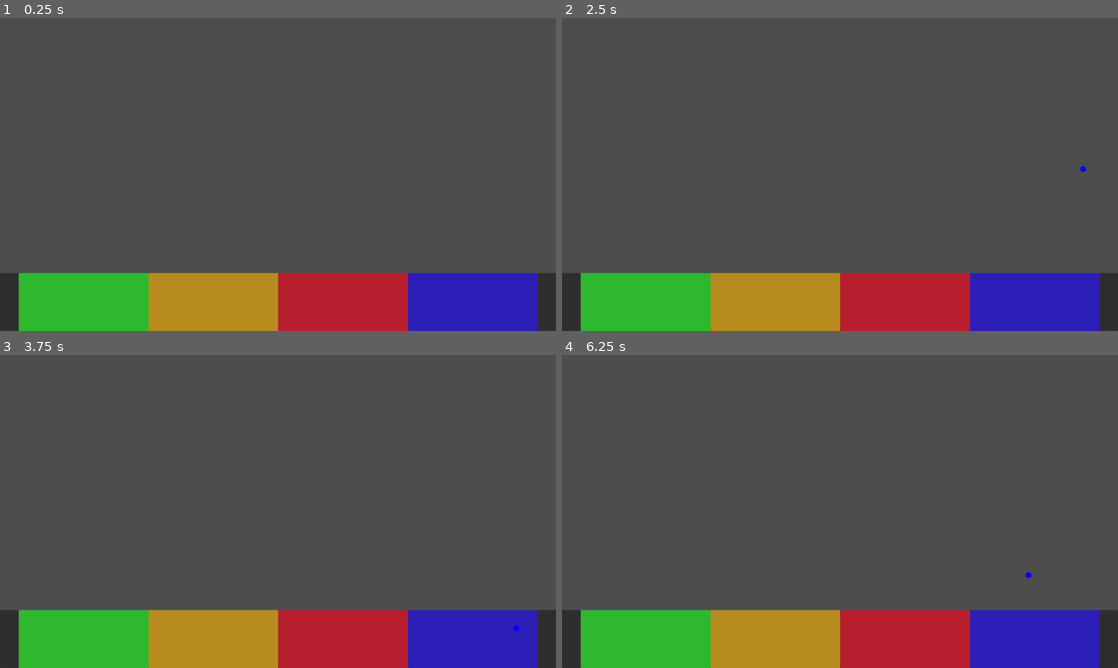
Above: before the commit, frames 1-4 (two rows, left to right).
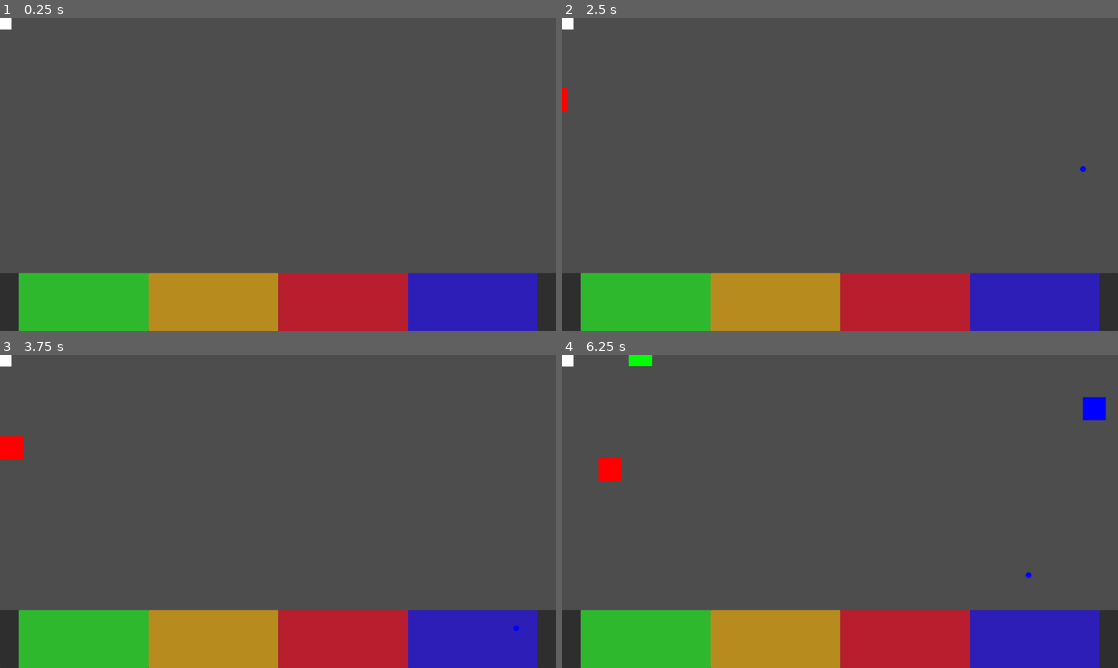
Above: after the commit, the same moments.

Repository: vitorjusto/Robot-Hospital-Rush
Game: Godot game, scene res://Scenes/Main.tscn
Same seed, same stepped clock (60 frames per second), same inputs: the game is played once before the commit and once after it.
Inputs:
- Up to frame 1 (0.25 s): no input
- Up to frame 2 (2.5 s): tap Enter at 0.5 s; hold Right (Right) 0.53-2.03 s; tap Space (Shoot) at 0.6, 1.25, 1.55, 2.1 s; tap Z (Get) at 1.35 s; hold Left (Left) from 2.03 s (still down)
- Up to frame 3 (3.75 s): release Left (Left) at 2.78 s; hold Right (Right) from 2.78 s (still down); tap Space (Shoot) at 2.85 s; tap Z (Get) at 3.6 s
- Up to frame 4 (6.25 s): tap Space (Shoot) at 3.8, 4.35, 5.1, 6.05 s; release Right (Right) at 4.28 s; hold Left (Left) 4.28-5.03 s; hold Right (Right) 5.03-5.78 s; hold Left (Left) from 5.78 s (still down); tap Z (Get) at 5.85 s

The runs differ from the first frame. In frame 1, less than 0.1% of the frame differs, in the area x 0-3%, y 0-4%; in frame 2, 0.2%; in frame 3, 0.4%; in frame 4, 0.9%, in the area x 0-98%, y 0-41%.

Commit message:
create robot manager

Diff:
--- a/Scenes/Fixers/ShootProjectile.tscn
+++ b/Scenes/Fixers/ShootProjectile.tscn
@@ -3,7 +3,7 @@
 [ext_resource type="Script" uid="uid://dyym5fbgrl5a" path="res://Script/Fixers/shootProjectile.gd" id="1_yyj0j"]
 
 [sub_resource type="CircleShape2D" id="CircleShape2D_ebtte"]
-radius = 13.0
+radius = 24.0
 
 [node name="ShootProjectile" type="Area2D"]
 collision_layer = 2
--- a/Scenes/Main.tscn
+++ b/Scenes/Main.tscn
@@ -2,7 +2,7 @@
 
 [ext_resource type="PackedScene" uid="uid://ciwkb2k38w8cb" path="res://Scenes/Player/Player.tscn" id="1_r150o"]
 [ext_resource type="PackedScene" uid="uid://bh2budpka75hd" path="res://Scenes/Manager/FixersManager.tscn" id="2_idj7w"]
-[ext_resource type="PackedScene" uid="uid://pg2i7765i6jp" path="res://Scenes/Robot/Robot.tscn" id="3_kln2b"]
+[ext_resource type="PackedScene" uid="uid://bk3yft8xok8y4" path="res://Scenes/Manager/RobotManager.tscn" id="3_kln2b"]
 
 [sub_resource type="StyleBoxFlat" id="StyleBoxFlat_idj7w"]
 content_margin_left = 0.0
@@ -75,6 +75,86 @@
 
 [node name="Main" type="Node2D"]
 
+[node name="RobotManager" parent="." node_paths=PackedStringArray("leftAnchor", "rightAnchor", "topAnchor") instance=ExtResource("3_kln2b")]
+leftAnchor = [NodePath("Node2D"), NodePath("Node2D2"), NodePath("Node2D3"), NodePath("Node2D4"), NodePath("Node2D5"), NodePath("Node2D6")]
+rightAnchor = [NodePath("Node2D7"), NodePath("Node2D8"), NodePath("Node2D9"), NodePath("Node2D10"), NodePath("Node2D11"), NodePath("Node2D12")]
+topAnchor = [NodePath("Node2D13"), NodePath("Node2D14"), NodePath("Node2D15"), NodePath("Node2D16"), NodePath("Node2D17"), NodePath("Node2D18"), NodePath("Node2D19"), NodePath("Node2D20"), NodePath("Node2D21"), NodePath("Node2D23"), NodePath("Node2D24"), NodePath("Node2D25"), NodePath("Node2D22")]
+
+[node name="Node2D13" type="Node2D" parent="RobotManager"]
+position = Vector2(192, -64)
+
+[node name="Node2D14" type="Node2D" parent="RobotManager"]
+position = Vector2(320, -64)
+
+[node name="Node2D15" type="Node2D" parent="RobotManager"]
+position = Vector2(448, -64)
+
+[node name="Node2D16" type="Node2D" parent="RobotManager"]
+position = Vector2(576, -64)
+
+[node name="Node2D17" type="Node2D" parent="RobotManager"]
+position = Vector2(704, -64)
+
+[node name="Node2D18" type="Node2D" parent="RobotManager"]
+position = Vector2(832, -64)
+
+[node name="Node2D19" type="Node2D" parent="RobotManager"]
+position = Vector2(960, -64)
+
+[node name="Node2D20" type="Node2D" parent="RobotManager"]
+position = Vector2(1088, -64)
+
+[node name="Node2D21" type="Node2D" parent="RobotManager"]
+position = Vector2(1344, -64)
+
+[node name="Node2D23" type="Node2D" parent="RobotManager"]
+position = Vector2(1472, -64)
+
+[node name="Node2D24" type="Node2D" parent="RobotManager"]
+position = Vector2(1600, -64)
+
+[node name="Node2D25" type="Node2D" parent="RobotManager"]
+position = Vector2(1728, -64)
+
+[node name="Node2D22" type="Node2D" parent="RobotManager"]
+position = Vector2(1216, -64)
+
+[node name="Node2D" type="Node2D" parent="RobotManager"]
+position = Vector2(-64, 128)
+
+[node name="Node2D2" type="Node2D" parent="RobotManager"]
+position = Vector2(-64, 256)
+
+[node name="Node2D3" type="Node2D" parent="RobotManager"]
+position = Vector2(-64, 384)
+
+[node name="Node2D4" type="Node2D" parent="RobotManager"]
+position = Vector2(-64, 512)
+
+[node name="Node2D5" type="Node2D" parent="RobotManager"]
+position = Vector2(-64, 640)
+
+[node name="Node2D6" type="Node2D" parent="RobotManager"]
+position = Vector2(-64, 768)
+
+[node name="Node2D7" type="Node2D" parent="RobotManager"]
+position = Vector2(1984, 128)
+
+[node name="Node2D8" type="Node2D" parent="RobotManager"]
+position = Vector2(1984, 256)
+
+[node name="Node2D9" type="Node2D" parent="RobotManager"]
+position = Vector2(1984, 384)
+
+[node name="Node2D10" type="Node2D" parent="RobotManager"]
+position = Vector2(1984, 512)
+
+[node name="Node2D11" type="Node2D" parent="RobotManager"]
+position = Vector2(1984, 640)
+
+[node name="Node2D12" type="Node2D" parent="RobotManager"]
+position = Vector2(1984, 768)
+
 [node name="Panel" type="Panel" parent="."]
 offset_left = 65.0
 offset_top = 880.0
@@ -124,7 +204,7 @@
 [node name="StaticBody2D" type="StaticBody2D" parent="."]
 
 [node name="CollisionShape2D" type="CollisionShape2D" parent="StaticBody2D"]
-position = Vector2(32, 540)
+position = Vector2(32, 537)
 rotation = 1.5707964
 shape = SubResource("RectangleShape2D_kln2b")
 one_way_collision = true
@@ -135,18 +215,12 @@
 
 [node name="CollisionShape2D4" type="CollisionShape2D" parent="StaticBody2D"]
 position = Vector2(960, 24)
+rotation = 3.1415927
 shape = SubResource("RectangleShape2D_rgh2o")
+one_way_collision = true
 
 [node name="CollisionShape2D2" type="CollisionShape2D" parent="StaticBody2D"]
 position = Vector2(1889, 543)
 rotation = -1.5707964
 shape = SubResource("RectangleShape2D_idj7w")
 one_way_collision = true
-
-[node name="Robot" parent="StaticBody2D" instance=ExtResource("3_kln2b")]
-position = Vector2(558, 541)
-size = 1
-
-[node name="Robot2" parent="StaticBody2D" instance=ExtResource("3_kln2b")]
-position = Vector2(929, 575)
-size = 1
--- /dev/null
+++ b/Scenes/Manager/RobotManager.tscn
@@ -0,0 +1,6 @@
+[gd_scene load_steps=2 format=3 uid="uid://bk3yft8xok8y4"]
+
+[ext_resource type="Script" uid="uid://bheq8a0fb1q61" path="res://Script/Manager/robotManager.gd" id="1_nomq3"]
+
+[node name="RobotManager" type="Node2D"]
+script = ExtResource("1_nomq3")
--- a/Scenes/Robot/Robot.tscn
+++ b/Scenes/Robot/Robot.tscn
@@ -1,9 +1,12 @@
-[gd_scene load_steps=3 format=3 uid="uid://pg2i7765i6jp"]
+[gd_scene load_steps=4 format=3 uid="uid://pg2i7765i6jp"]
 
 [ext_resource type="Script" uid="uid://coo0pbb04ehb0" path="res://Script/Robot/robot.gd" id="1_d8uwf"]
 
 [sub_resource type="RectangleShape2D" id="RectangleShape2D_pt7v1"]
-size = Vector2(64, 64)
+size = Vector2(80, 80)
+
+[sub_resource type="StyleBoxFlat" id="StyleBoxFlat_d8uwf"]
+bg_color = Color(1, 1, 1, 1)
 
 [node name="Robot" type="CharacterBody2D"]
 collision_layer = 4
@@ -12,3 +15,10 @@
 
 [node name="CollisionShape2D" type="CollisionShape2D" parent="."]
 shape = SubResource("RectangleShape2D_pt7v1")
+
+[node name="Panel" type="Panel" parent="."]
+offset_left = -40.0
+offset_top = -40.0
+offset_right = 40.0
+offset_bottom = 40.0
+theme_override_styles/panel = SubResource("StyleBoxFlat_d8uwf")
--- a/Script/Fixers/shootProjectile.gd
+++ b/Script/Fixers/shootProjectile.gd
@@ -110,7 +110,7 @@
 	if robot.size > elegibleFixers.size():
 		robot.size -= elegibleFixers.size()
 	elif robot.size < elegibleFixers.size():
-		elegibleFixers.pop_at(robot.size)
+		elegibleFixers = elegibleFixers.slice(0, robot.size)
 		robot.defeat()
 	else:
 		robot.defeat()
--- /dev/null
+++ b/Script/Manager/robotManager.gd
@@ -0,0 +1,53 @@
+extends Node2D
+
+@onready var robot : Array[Robot]
+@onready var robotScene : PackedScene = load("res://Scenes/Robot/Robot.tscn")
+
+@export var leftAnchor : Array[Node2D]
+@export var rightAnchor : Array[Node2D]
+@export var topAnchor : Array[Node2D]
+
+var timer = 100
+
+func _ready() -> void:
+	for i in range(0, 50):
+		addNewRobot()
+
+func _process(delta: float) -> void:
+	timer -= delta * 60
+
+	if timer <= 0:
+		addRobot()
+		timer = 100
+
+
+func addNewRobot() -> Robot:
+	var instance : Robot = robotScene.instantiate()
+	add_child(instance)
+	robot.append(instance)
+	return instance
+
+func addRobot():
+	var inactive = robot.filter(func(x): return not x.active)
+	var instance = inactive[0] if inactive.size() > 0 else null
+
+	if instance == null:
+		instance = addNewRobot()
+
+	instance.setActive(true)
+	instance.changeType()
+
+	var rng = randi_range(1, 3)
+
+	if rng == 1:
+		var anchor = leftAnchor[randi_range(0, leftAnchor.size() - 1)]
+		instance.position = anchor.position
+		instance.speed = Vector2(50, randf_range(-50, 50))
+	elif rng == 2:
+		var anchor = rightAnchor[randi_range(0, rightAnchor.size() - 1)]
+		instance.position = anchor.position
+		instance.speed = Vector2(-50, randf_range(-50, 50))
+	else:
+		var anchor = topAnchor[randi_range(0, topAnchor.size() - 1)]
+		instance.position = anchor.position
+		instance.speed = Vector2(randf_range(-50, 50), 50)
--- a/Script/Robot/robot.gd
+++ b/Script/Robot/robot.gd
@@ -3,9 +3,15 @@
 
 var speed = Vector2(200, 100)
 @export var type : fixer.EFixerType
-@export var size : int
+@export var size : int = 1
+
+@onready var col : CollisionShape2D = get_node("CollisionShape2D")
+var active = false
 
 func _physics_process(delta: float) -> void:
+	if not active:
+		return
+
 	velocity = speed
 	if move_and_slide():
 		if is_on_wall():
@@ -15,4 +21,25 @@
 
 
 func defeat():
-	call_deferred("queue_free")
+	setActive(false)
+
+func setActive(v : bool):
+	active = v
+	visible = active
+	col.set_deferred("disabled", not active)
+
+func changeType():
+	var rng = randi_range(1, 4)
+
+	if rng == 1:
+		type = fixer.EFixerType.NUT
+		modulate = Color.BLACK
+	elif rng == 2:
+		type = fixer.EFixerType.BOLT
+		modulate = Color.GREEN
+	elif rng == 3:
+		type = fixer.EFixerType.GEAR
+		modulate = Color.RED
+	else:
+		type = fixer.EFixerType.BATTERY
+		modulate = Color.BLUE
Not shown, added: Script/Manager/robotManager.gd.uid
